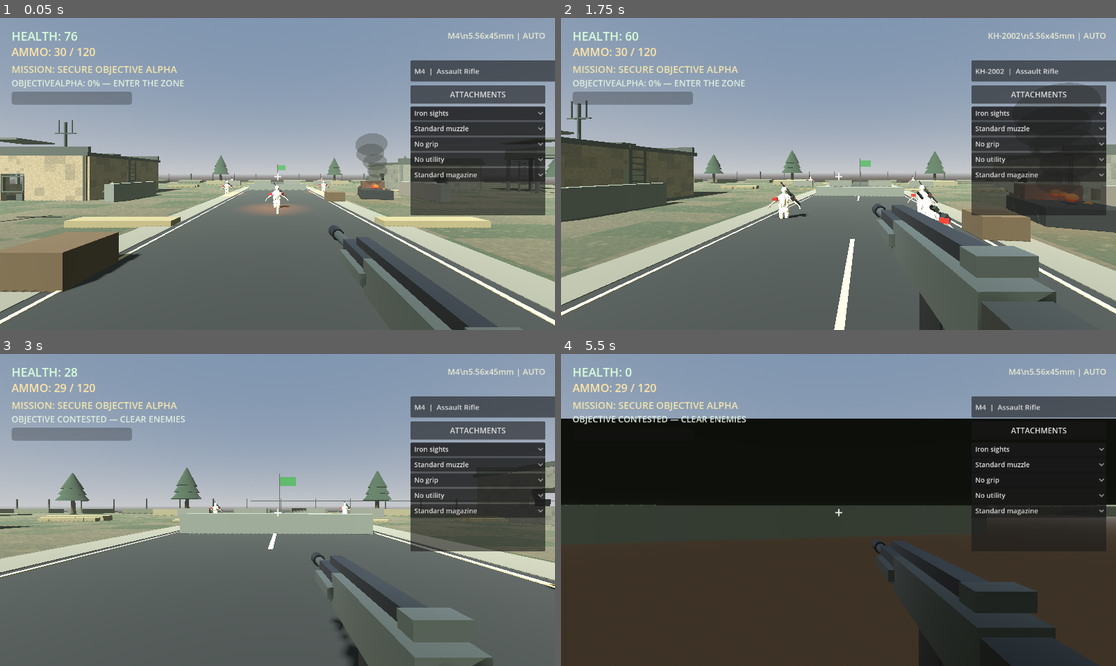
Above: before the commit, frames 1-4 (two rows, left to right).
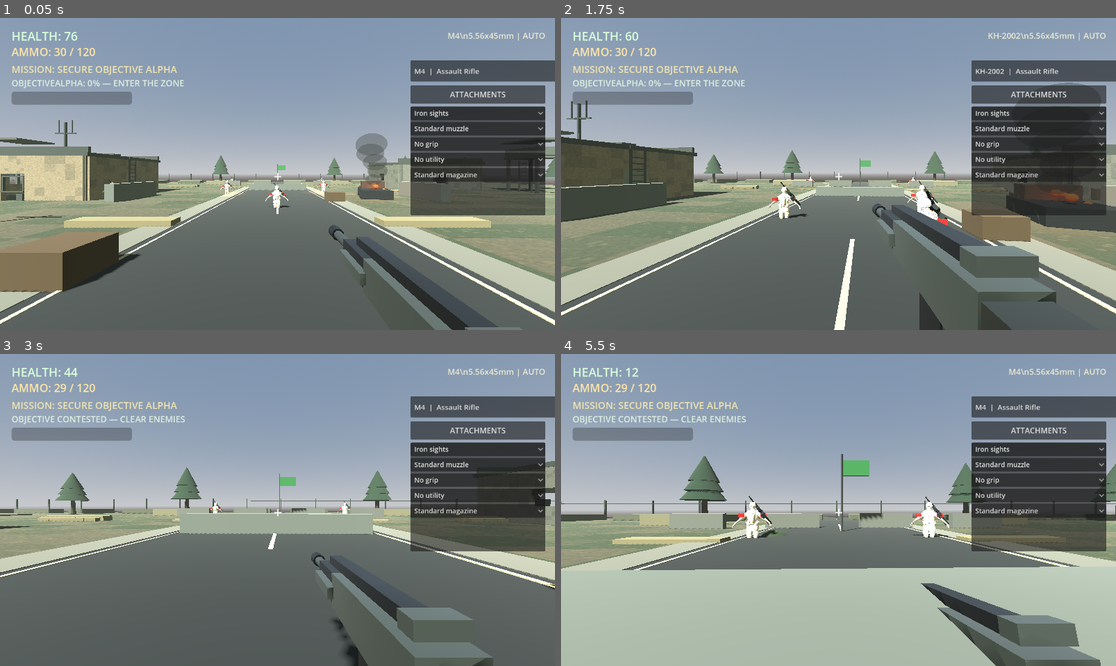
Above: after the commit, the same moments.

Repository: leefortine86-eng/Hunger-For-War
Game: Godot game, scene res://scenes/main.tscn
The game is run twice, just before and just after one commit, with the same random seed, the same clock (stepped at 60 frames per second) and the same inputs.
Inputs (mouse positions are in pixels of both pictures, inside the frame that each line leads up to):
- Up to frame 1 (0.05 s): no input
- Up to frame 2 (1.75 s): tap Enter at 0.5 s; move the mouse to (866, 174) at 0.52 s; hold W (move_forward) from 0.53 s (still down); tap R at 0.6 s; click (866, 174) at 0.67 s; tap Space at 0.77, 1.52 s; move the mouse to (810, 174) at 1.27 s; tap Q at 1.35 s
- Up to frame 3 (3 s): keep holding W (move_forward); move the mouse to (288, 503) at 2.02 s; tap E at 2.1 s; move the mouse to (271, 516) at 2.77 s; tap Shift at 2.85 s; click (271, 516) at 2.92 s
- Up to frame 4 (5.5 s): keep holding W (move_forward); tap Space at 3.02, 3.77, 4.52 s; move the mouse to (877, 513) at 3.52 s; hold Z 3.53-4.28 s; move the mouse to (794, 506) at 4.27 s; tap Ctrl at 4.35 s; move the mouse to (844, 510) at 5.02 s; tap R at 5.1 s; click (844, 510) at 5.17 s

The runs differ from the first frame. In frame 1, 0.2% of the frame differs, in the area x 44-55%, y 59-64%; in frame 2, 0.1%; in frame 3, less than 0.1%; in frame 4, 77%, in the area x 0-100%, y 4-100%.

Commit message:
Give friendly infantry active maneuver and support-fire AI

Diff:
--- a/scripts/ally.gd
+++ b/scripts/ally.gd
@@ -1,9 +1,11 @@
 extends CharacterBody3D
 
-# Friendly infantry AI: hold position, identify hostiles, use cover/LOS,
-# and deliver measured rifle support fire without changing player controls.
-
-@export var engagement_range: float = 34.0
+# Friendly infantry maneuver, seek cover/angles, and provide supporting fire.
+# The player remains in control; allies behave as independent battlefield AI.
+
+@export var engagement_range: float = 38.0
+@export var preferred_range: float = 19.0
+@export var move_speed: float = 2.8
 @export var damage_per_shot: float = 11.0
 @export var shot_interval: float = 1.05
 @export var aim_height: float = 1.05
@@ -15,9 +17,14 @@
 var muzzle_light: OmniLight3D
 var soldier_animator: Node
 var weapon_mount: Node3D
+var gravity: float = 20.0
+var squad_slot: int = 0
+var maneuver_timer: float = 0.0
+var maneuver_target: Vector3 = Vector3.ZERO
 
 func _ready() -> void:
     add_to_group("allies")
+    squad_slot = get_tree().get_nodes_in_group("allies").size() - 1
     _build_character()
     _build_rifle()
     _build_muzzle_light()
@@ -90,7 +97,6 @@
     var polymer := StandardMaterial3D.new()
     polymer.albedo_color = Color(0.12, 0.14, 0.12)
     polymer.roughness = 0.86
-
     _rifle_part(weapon_mount, "RifleReceiver", Vector3(0.085, 0.085, 0.72), Vector3(0.0, 1.10, -0.48), finish)
     _rifle_part(weapon_mount, "RifleStock", Vector3(0.12, 0.12, 0.24), Vector3(0.0, 1.10, -0.10), polymer)
     _rifle_part(weapon_mount, "RifleMagazine", Vector3(0.11, 0.25, 0.14), Vector3(0.0, 0.92, -0.40), finish)
@@ -129,6 +135,20 @@
     var hit := get_world_3d().direct_space_state.intersect_ray(query)
     return not hit.is_empty() and hit.get("collider") == enemy
 
+func _choose_maneuver_position() -> void:
+    if not is_instance_valid(target):
+        return
+    var away_from_target := global_position - target.global_position
+    away_from_target.y = 0.0
+    if away_from_target.length() < 0.1:
+        away_from_target = Vector3.FORWARD
+    var radial := away_from_target.normalized()
+    var lateral := Vector3(-radial.z, 0.0, radial.x)
+    var side := -1.0 if squad_slot % 2 == 0 else 1.0
+    var spacing := 2.6 + float(squad_slot / 2) * 1.1
+    maneuver_target = target.global_position + radial * preferred_range + lateral * side * spacing
+    maneuver_timer = 3.5 + randf_range(0.0, 1.2)
+
 func _fire_at_target() -> void:
     if not is_instance_valid(target):
         return
@@ -145,25 +165,45 @@
 func _physics_process(delta: float) -> void:
     shot_timer = maxf(shot_timer - delta, 0.0)
     shot_pose_remaining = maxf(shot_pose_remaining - delta, 0.0)
+    maneuver_timer = maxf(maneuver_timer - delta, 0.0)
     if muzzle_flash_timer > 0.0:
         muzzle_flash_timer -= delta
         if muzzle_flash_timer <= 0.0 and is_instance_valid(muzzle_light):
             muzzle_light.light_energy = 0.0
 
-    velocity = Vector3.ZERO
+    if not is_on_floor():
+        velocity.y -= gravity * delta
+    else:
+        velocity.y = 0.0
+
     if not is_instance_valid(target) or target.get("is_eliminated") == true:
         target = _find_target()
-    if not is_instance_valid(target):
-        if is_instance_valid(soldier_animator):
-            soldier_animator.set_combat_pose("ready")
-        return
-
-    var distance := global_position.distance_to(target.global_position)
-    if distance > engagement_range:
-        target = null
-        return
-    look_at(Vector3(target.global_position.x, global_position.y, target.global_position.z), Vector3.UP)
-    if is_instance_valid(soldier_animator) and shot_pose_remaining <= 0.0:
-        soldier_animator.set_combat_pose("aim")
-    if shot_timer <= 0.0 and _has_line_of_sight(target):
-        _fire_at_target()
+        maneuver_timer = 0.0
+
+    velocity.x = move_toward(velocity.x, 0.0, move_speed * delta * 4.0)
+    velocity.z = move_toward(velocity.z, 0.0, move_speed * delta * 4.0)
+
+    if is_instance_valid(target):
+        var to_target := target.global_position - global_position
+        to_target.y = 0.0
+        var distance := to_target.length()
+        if distance <= engagement_range:
+            look_at(Vector3(target.global_position.x, global_position.y, target.global_position.z), Vector3.UP)
+            if maneuver_timer <= 0.0:
+                _choose_maneuver_position()
+            var to_maneuver := maneuver_target - global_position
+            to_maneuver.y = 0.0
+            if to_maneuver.length() > 1.4:
+                var direction := to_maneuver.normalized()
+                velocity.x = direction.x * move_speed
+                velocity.z = direction.z * move_speed
+            if is_instance_valid(soldier_animator) and shot_pose_remaining <= 0.0:
+                soldier_animator.set_combat_pose("aim")
+            if distance <= engagement_range and shot_timer <= 0.0 and _has_line_of_sight(target):
+                _fire_at_target()
+        else:
+            target = null
+    elif is_instance_valid(soldier_animator):
+        soldier_animator.set_combat_pose("ready")
+
+    move_and_slide()
